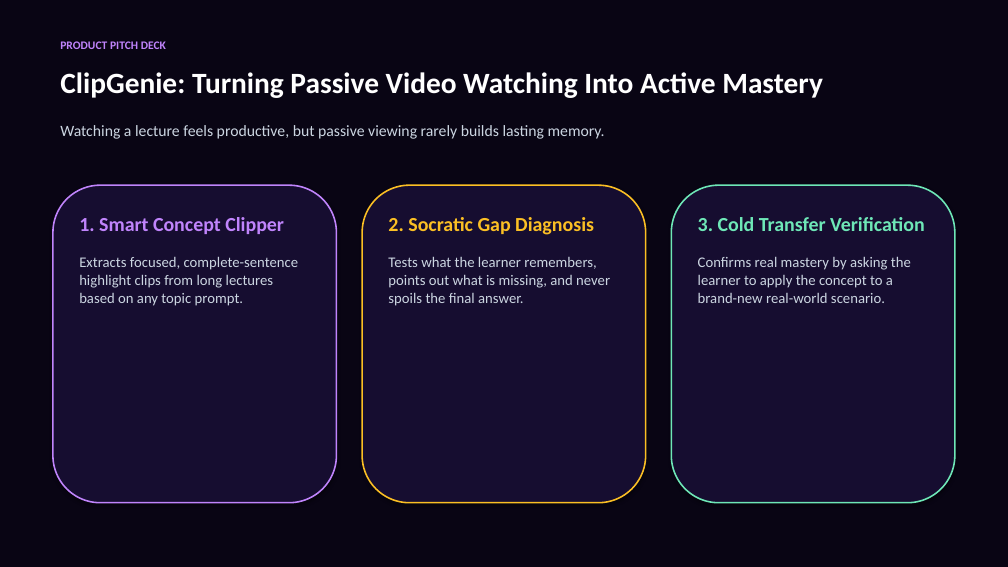
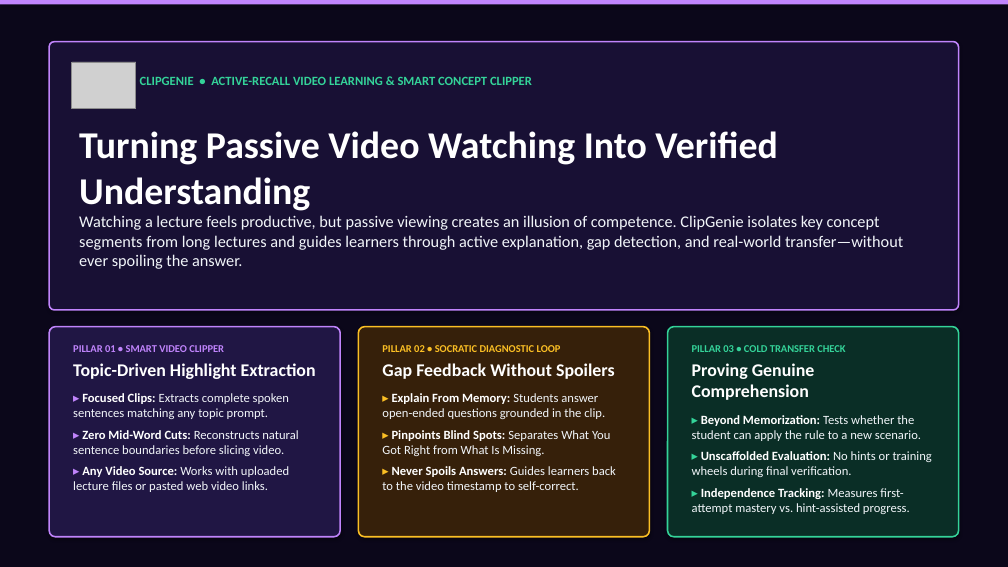
Before and after one commit to ansnaeemcodes/clipgenie, a slide deck: slide 1 of ClipGenie_Presentation.pptx. Drawn at 1008x567 pixels with LibreOffice and Linux fonts; fonts in the diff are those of the drawing; grey boxes stand for pictures. Boxes give left, top, right and bottom in pixels: in the first picture for what was removed or moved away, otherwise in the second. Text is boxed around its words. In the diff, an @@ line names an element or a change of style, - is before the commit and + after.

Commit message:
design(deck): redesign pitch deck with high-contrast typography, multi-layout slides, and structured points

```diff
--- a/ClipGenie_Presentation.pptx
+++ b/ClipGenie_Presentation.pptx
@@ rectangle at (0, 0, 1008, 567): fill #090514 to #0B071A @@
@@ rectangle added at (0, 0, 1008, 5), fill #C084FC @@
@@ rounded rectangle added at (49, 42, 959, 310), fill #181034, outline #C084FC 1.5 pt @@
@@ text removed at (60, 41, 166, 49) @@
-PRODUCT PITCH DECK
@@ picture added at (72, 62, 136, 109) @@
@@ text added at (140, 76, 532, 85), 12 pt, text #34D399, bold @@
+CLIPGENIE • ACTIVE-RECALL VIDEO LEARNING & SMART CONCEPT CLIPPER
@@ text removed at (60, 125, 605, 139) @@
-Watching a lecture feels productive, but passive viewing rarely builds lasting memory.
@@ text at (79, 131, 777, 211): text changed; size 28 to 36 pt @@
-ClipGenie: Turning Passive Video Watching Into Active Mastery
+Turning Passive Video Watching Into Verified Understanding
@@ text removed at (79, 217, 299, 306) @@
-1. Smart Concept Clipper
-Extracts focused, complete-sentence highlight clips from long lectures based on any topic prompt.
@@ text added at (79, 215, 903, 269), 15.5 pt, text #F1F5F9 @@
+Watching a lecture feels productive, but passive viewing creates an illusion of competence. ClipGenie isolates key concept segments from long lectures and guides learners through active explanation, gap detection, and real-world transfer—without ever spoiling the answer.
@@ text removed at (388, 217, 610, 306) @@
-2. Socratic Gap Diagnosis
-Tests what the learner remembers, points out what is missing, and never spoils the final answer.
@@ text removed at (698, 217, 925, 303) @@
-3. Cold Transfer Verification
-Confirms real mastery by asking the learner to apply the concept to a brand-new real-world scenario.
@@ rounded rectangle: place and size @@
-rounded rectangle at (53, 185, 337, 503)
+rounded rectangle at (49, 327, 340, 537)
@@ rounded rectangle at (49, 327, 340, 537): fill #160D30 to #201644; proportions changed @@
@@ rounded rectangle: place and size @@
-rounded rectangle at (362, 185, 646, 503)
+rounded rectangle at (358, 327, 650, 537)
@@ rounded rectangle at (358, 327, 650, 537): fill #160D30 to #36200A; proportions changed @@
@@ rounded rectangle: place and size @@
-rounded rectangle at (671, 185, 955, 503)
+rounded rectangle at (668, 327, 959, 537)
@@ rounded rectangle at (668, 327, 959, 537): fill #160D30 to #0A2E26; outline #6EE7B7 1.5 pt to #34D399 1.5 pt; proportions changed @@
@@ text added at (73, 345, 316, 492), 12 pt, text #F1F5F9 @@
+PILLAR 01 • SMART VIDEO CLIPPER
+Topic-Driven Highlight Extraction
+▸ Focused Clips: Extracts complete spoken sentences matching any topic prompt.
+▸ Zero Mid-Word Cuts: Reconstructs natural sentence boundaries before slicing video.
+▸ Any Video Source: Works with uploaded lecture files or pasted web video links.
@@ text added at (382, 345, 616, 492), 12 pt, text #F1F5F9 @@
+PILLAR 02 • SOCRATIC DIAGNOSTIC LOOP
+Gap Feedback Without Spoilers
+▸ Explain From Memory: Students answer open-ended questions grounded in the clip.
+▸ Pinpoints Blind Spots: Separates What You Got Right from What Is Missing.
+▸ Never Spoils Answers: Guides learners back to the video timestamp to self-correct.
@@ text added at (692, 345, 932, 514), 12 pt, text #F1F5F9 @@
+PILLAR 03 • COLD TRANSFER CHECK
+Proving Genuine Comprehension
+▸ Beyond Memorization: Tests whether the student can apply the rule to a new scenario.
+▸ Unscaffolded Evaluation: No hints or training wheels during final verification.
+▸ Independence Tracking: Measures first-attempt mastery vs. hint-assisted progress.
```
Also in this commit, not shown: 5 other slides changed, 4 slides added, 4 slides removed, 5 other files.
